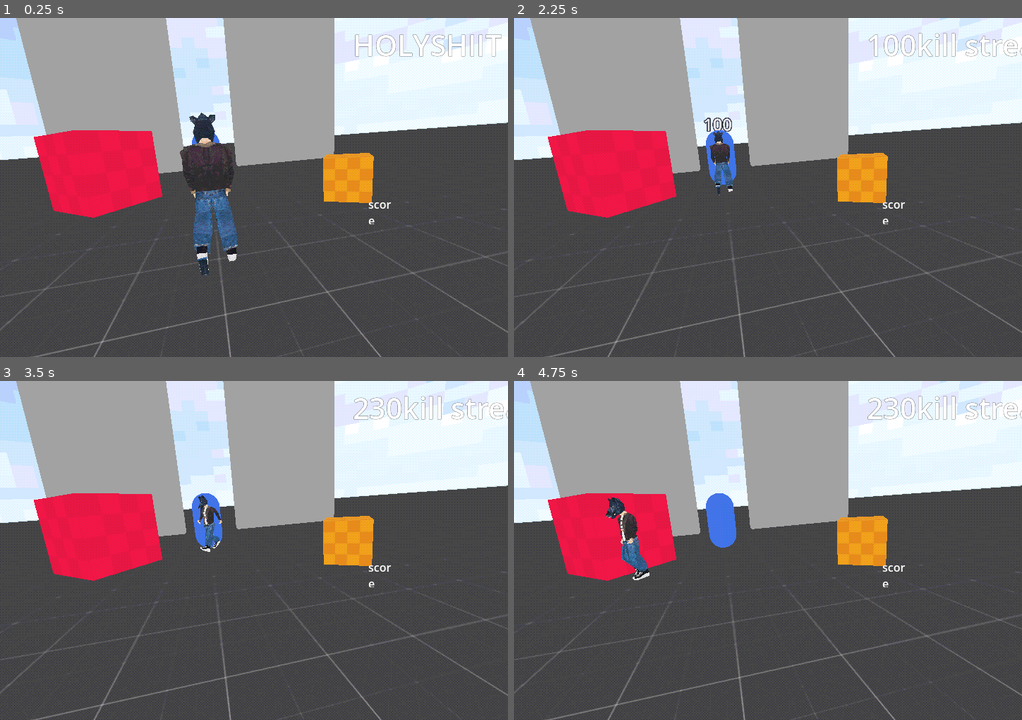
Above: before the commit, frames 1-4 (two rows, left to right).
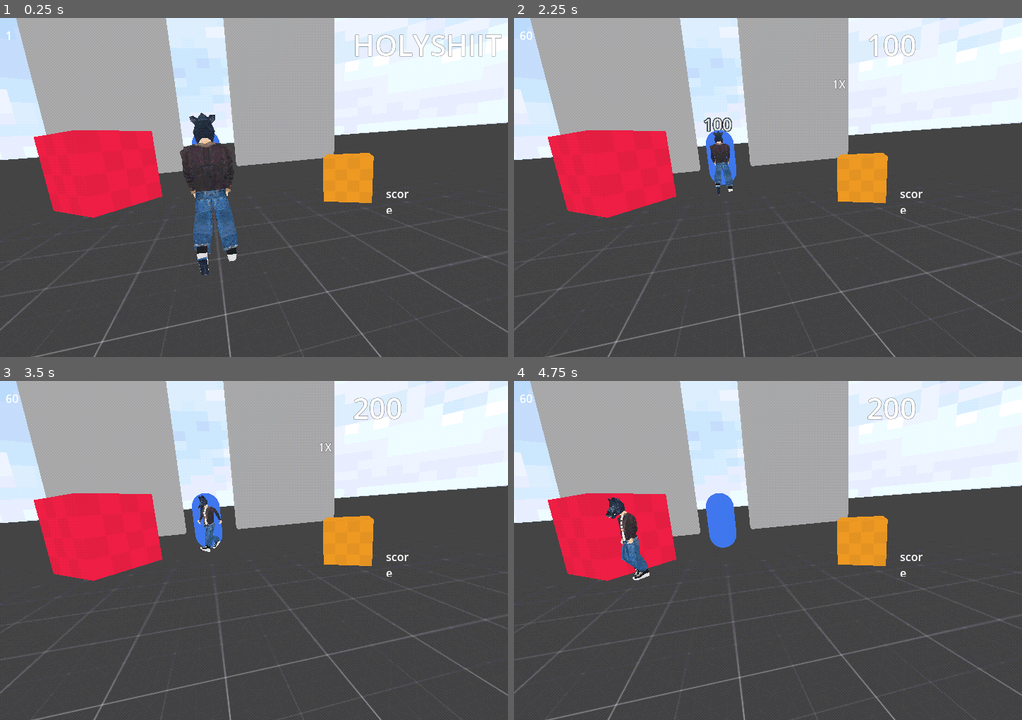
Above: after the commit, the same moments.

Repository: bluebanana21/boar-man
Game: Godot game, scene res://scenes/World_scenes/world.tscn
The game is run twice, just before and just after one commit, with the same random seed, the same clock (stepped at 60 frames per second) and the same inputs. Before the commit the project has no main scene; this scene is started directly in both runs.
Inputs (mouse positions are in pixels of both pictures, inside the frame that each line leads up to):
- Up to frame 1 (0.25 s): no input
- Up to frame 2 (2.25 s): move the mouse to (762, 194) at 0.52 s; press the mouse at (762, 194) at 0.53 s; hold W (forward) from 0.53 s (still down); move the mouse to (803, 190) at 1.27 s; release the mouse at (803, 190) at 1.28 s; click (803, 190) at 1.35 s; move the mouse to (727, 184) at 2.02 s; press the mouse at (727, 184) at 2.03 s
- Up to frame 3 (3.5 s): tap Enter at 2.75 s; move the mouse to (259, 550) at 2.77 s; release W (forward) at 2.78 s; release the mouse at (259, 550) at 2.78 s; hold A (left) from 2.78 s (still down); click (259, 550) at 2.85 s
- Up to frame 4 (4.75 s): move the mouse to (747, 543) at 3.52 s; release A (left) at 3.53 s; press the mouse at (747, 543) at 3.53 s; hold W (forward) from 3.53 s (still down); move the mouse to (798, 550) at 4.27 s; release the mouse at (798, 550) at 4.28 s; click (798, 550) at 4.35 s

The runs differ from the first frame. In frame 1, 0.1% of the frame differs, in the area x 1-81%, y 3-61%; in frame 2, 0.5%; in frame 3, 0.6%, in the area x 1-100%, y 3-61%; in frame 4, 0.5%.

Commit message:
fps-counter

Diff:
--- a/project.godot
+++ b/project.godot
@@ -11,7 +11,7 @@
 [application]
 
 config/name="Boar_man"
-run/main_scene="res://scenes/world.tscn"
+run/main_scene="res://scenes/World_scenes/world.tscn"
 config/features=PackedStringArray("4.3", "Mobile")
 config/icon="res://icon.svg"
 
--- a/scenes/Player_scenes/player.tscn
+++ b/scenes/Player_scenes/player.tscn
@@ -327,21 +327,21 @@
 bones/7/rest = Transform3D(0.113638, 0.985997, -0.122047, 0.0751962, 0.113954, 0.990636, 0.990672, -0.121751, -0.0611938, 0.0183, 0.19039, -0.00355813)
 bones/7/enabled = true
 bones/7/position = Vector3(0.0183, 0.19039, -0.00355813)
-bones/7/rotation = Quaternion(-0.525533, -0.501793, -0.412209, 0.549638)
+bones/7/rotation = Quaternion(-0.51746, -0.512066, -0.419484, 0.54227)
 bones/7/scale = Vector3(1, 0.999999, 1)
 bones/8/name = "upper_arm.L"
 bones/8/parent = 7
 bones/8/rest = Transform3D(0.0983943, 0.0802588, 0.991906, -0.995052, -0.00588488, 0.0991825, 0.0137976, -0.996756, 0.0792827, -0.00175682, 0.181514, -0.0238596)
 bones/8/enabled = true
 bones/8/position = Vector3(-0.00175682, 0.181514, -0.0238596)
-bones/8/rotation = Quaternion(-0.584518, 0.602872, -0.356981, 0.409205)
+bones/8/rotation = Quaternion(-0.573814, 0.57975, -0.382663, 0.433817)
 bones/8/scale = Vector3(1, 0.999999, 1)
 bones/9/name = "forearm.L"
 bones/9/parent = 8
 bones/9/rest = Transform3D(0.93602, 0.187783, 0.297666, -0.00810107, 0.857038, -0.51519, -0.351855, 0.479816, 0.803725, -5.58794e-09, 0.278044, -8.84756e-09)
 bones/9/enabled = true
 bones/9/position = Vector3(-5.58794e-09, 0.278044, -8.84756e-09)
-bones/9/rotation = Quaternion(0.186412, 0.149726, -0.141637, 0.96061)
+bones/9/rotation = Quaternion(0.19636, 0.138675, -0.157451, 0.957821)
 bones/9/scale = Vector3(1, 1, 1)
 bones/10/name = "hand.L"
 bones/10/parent = 9
@@ -355,21 +355,21 @@
 bones/11/rest = Transform3D(0.113638, -0.985997, 0.122047, -0.0751966, 0.113954, 0.990636, -0.990672, -0.121752, -0.0611941, -0.0183, 0.19039, -0.00355814)
 bones/11/enabled = true
 bones/11/position = Vector3(-0.0183, 0.19039, -0.00355814)
-bones/11/rotation = Quaternion(-0.504201, 0.528194, 0.430842, 0.530253)
+bones/11/rotation = Quaternion(-0.512678, 0.517989, 0.423665, 0.537919)
 bones/11/scale = Vector3(1, 1, 1)
 bones/12/name = "upper_arm.R"
 bones/12/parent = 11
 bones/12/rest = Transform3D(0.0983939, -0.0802586, -0.991906, 0.995052, -0.00588524, 0.0991822, -0.0137978, -0.996757, 0.0792824, 0.00175683, 0.181514, -0.0238595)
 bones/12/enabled = true
 bones/12/position = Vector3(0.00175683, 0.181514, -0.0238595)
-bones/12/rotation = Quaternion(-0.444155, -0.348305, 0.564056, 0.602703)
+bones/12/rotation = Quaternion(-0.455236, -0.366156, 0.553694, 0.593392)
 bones/12/scale = Vector3(1, 1, 1)
 bones/13/name = "forearm.R"
 bones/13/parent = 12
 bones/13/rest = Transform3D(0.93602, -0.187783, -0.297666, 0.00810096, 0.857038, -0.51519, 0.351855, 0.479816, 0.803725, 2.79397e-08, 0.278044, 9.31323e-09)
 bones/13/enabled = true
 bones/13/position = Vector3(2.79397e-08, 0.278044, 9.31323e-09)
-bones/13/rotation = Quaternion(0.128434, -0.0879627, 0.214778, 0.964177)
+bones/13/rotation = Quaternion(0.0995023, -0.0981711, 0.195326, 0.970726)
 bones/13/scale = Vector3(1, 1, 1)
 bones/14/name = "hand.R"
 bones/14/parent = 13
@@ -397,28 +397,28 @@
 bones/17/rest = Transform3D(0.981691, 0.187697, -0.0324336, 0.190457, -0.969817, 0.152254, -0.00287693, -0.155644, -0.987809, 0.098, 0.0675742, 0.0156842)
 bones/17/enabled = true
 bones/17/position = Vector3(0.098, 0.0675742, 0.0156842)
-bones/17/rotation = Quaternion(0.98709, 0.0913918, -0.0283211, 0.128444)
+bones/17/rotation = Quaternion(0.990572, 0.0922191, -0.0254983, 0.0980398)
 bones/17/scale = Vector3(1, 1, 1)
 bones/18/name = "shin.L"
 bones/18/parent = 17
 bones/18/rest = Transform3D(0.985935, -0.163665, 0.033846, 0.163582, 0.986516, 0.00519947, -0.0342406, 0.000410266, 0.999413, 1.28057e-09, 0.307797, -9.31323e-10)
 bones/18/enabled = true
 bones/18/position = Vector3(1.28057e-09, 0.307797, -9.31323e-10)
-bones/18/rotation = Quaternion(0.193895, 0.0376419, 0.0774989, 0.977232)
+bones/18/rotation = Quaternion(0.201447, 0.0384242, 0.0772553, 0.975692)
 bones/18/scale = Vector3(1, 1, 0.999999)
 bones/19/name = "foot.L"
 bones/19/parent = 18
 bones/19/rest = Transform3D(0.999699, -0.00270438, -0.0244004, 0.0244846, 0.182216, 0.982954, 0.00178785, -0.983255, 0.182227, -1.07393e-08, 0.382628, 1.88302e-08)
 bones/19/enabled = true
 bones/19/position = Vector3(-1.07393e-08, 0.382628, 1.88302e-08)
-bones/19/rotation = Quaternion(-0.596275, -0.00801856, 0.00929518, 0.802686)
+bones/19/rotation = Quaternion(-0.639491, -0.00851742, 0.00884024, 0.7687)
 bones/19/scale = Vector3(1, 1, 1)
 bones/20/name = "toe.L"
 bones/20/parent = 19
 bones/20/rest = Transform3D(-1, 4.53409e-08, 1.45115e-07, 6.81997e-09, 0.966911, -0.255113, -1.5188e-07, -0.255113, -0.966911, 2.30175e-09, 0.159298, 6.10605e-08)
 bones/20/enabled = true
 bones/20/position = Vector3(2.30175e-09, 0.159298, 6.10605e-08)
-bones/20/rotation = Quaternion(1.53634e-08, 0.991603, -0.12932, 7.51419e-08)
+bones/20/rotation = Quaternion(1.58157e-08, 0.991584, -0.129462, 7.51973e-08)
 bones/20/scale = Vector3(1, 1, 1)
 bones/21/name = "heel.02.L"
 bones/21/parent = 19
@@ -432,28 +432,28 @@
 bones/22/rest = Transform3D(0.981694, -0.187697, 0.0324296, -0.190457, -0.969817, 0.152255, 0.00287289, -0.155644, -0.987811, -0.098, 0.0675742, 0.0156841)
 bones/22/enabled = true
 bones/22/position = Vector3(-0.098, 0.0675742, 0.0156841)
-bones/22/rotation = Quaternion(0.986098, -0.0956227, 0.00326932, -0.135856)
+bones/22/rotation = Quaternion(0.991404, -0.0953624, 0.00777106, -0.0892442)
 bones/22/scale = Vector3(1, 1, 1)
 bones/23/name = "shin.R"
 bones/23/parent = 22
 bones/23/rest = Transform3D(0.985935, 0.163664, -0.0338455, -0.163582, 0.986516, 0.00520045, 0.0342403, 0.000409221, 0.999414, -1.00117e-08, 0.307797, 9.31323e-09)
 bones/23/enabled = true
 bones/23/position = Vector3(-1.00117e-08, 0.307797, 9.31323e-09)
-bones/23/rotation = Quaternion(0.418435, -0.0604169, -0.0679668, 0.903683)
+bones/23/rotation = Quaternion(0.482621, -0.0667246, -0.0642749, 0.870915)
 bones/23/scale = Vector3(1, 1, 1)
 bones/24/name = "foot.R"
 bones/24/parent = 23
 bones/24/rest = Transform3D(0.999699, 0.00270235, 0.0243995, -0.0244834, 0.182218, 0.982953, -0.00178974, -0.983254, 0.182229, -2.28465e-08, 0.382627, 8.09086e-09)
 bones/24/enabled = true
 bones/24/position = Vector3(-2.28465e-08, 0.382627, 8.09086e-09)
-bones/24/rotation = Quaternion(-0.447417, 0.00627826, -0.0105482, 0.894241)
+bones/24/rotation = Quaternion(-0.4276, 0.00604424, -0.010684, 0.903885)
 bones/24/scale = Vector3(1, 1, 1)
 bones/25/name = "toe.R"
 bones/25/parent = 24
 bones/25/rest = Transform3D(-1, -2.02669e-07, -6.01546e-07, -4.25013e-08, 0.966911, -0.255113, 6.33345e-07, -0.255113, -0.966911, -7.25345e-09, 0.159298, 5.70291e-08)
 bones/25/enabled = true
 bones/25/position = Vector3(-7.25345e-09, 0.159298, 5.70291e-08)
-bones/25/rotation = Quaternion(-8.77612e-08, 0.830979, -0.556303, -3.5548e-07)
+bones/25/rotation = Quaternion(-4.6122e-08, 0.872604, -0.488429, -3.20505e-07)
 bones/25/scale = Vector3(1, 1, 1)
 bones/26/name = "heel.02.R"
 bones/26/parent = 24
@@ -468,7 +468,7 @@
 skin = SubResource("Skin_csxyf")
 
 [node name="BoneAttachment3D" type="BoneAttachment3D" parent="metarig/Skeleton3D"]
-transform = Transform3D(-0.913353, 0.384861, -0.132923, -0.39904, -0.781166, 0.480152, 0.080957, 0.49159, 0.867055, -0.166507, 0.207388, 0.133247)
+transform = Transform3D(-0.931207, 0.337686, -0.13719, -0.364191, -0.846786, 0.387709, 0.0147531, 0.411001, 0.911516, -0.179557, 0.188875, 0.0940562)
 bone_name = "hand.R"
 bone_idx = 14
 
--- a/scenes/Victim_scenes/victim.tscn
+++ b/scenes/Victim_scenes/victim.tscn
@@ -93,6 +93,8 @@
 "appear": SubResource("Animation_fjyn5")
 }
 
+[sub_resource type="BoxShape3D" id="BoxShape3D_1akl7"]
+
 [node name="CharacterBody3D" type="CharacterBody3D"]
 transform = Transform3D(1, 0, 0, 0, 1, 0, 0, 0, 1, 0, 1, 0)
 script = ExtResource("1_dh56u")
@@ -123,3 +125,10 @@
 speed_scale = 3.942
 
 [node name="LabelTimer" type="Timer" parent="VictimLabel"]
+
+[node name="Area3D" type="Area3D" parent="."]
+transform = Transform3D(1, 0, 0, 0, 1, 0, 0, 0, 1, 0, -1, 0)
+
+[node name="CollisionShape3D" type="CollisionShape3D" parent="Area3D"]
+transform = Transform3D(5, 0, 0, 0, 1, 0, 0, 0, 5, 0, 0, 0)
+shape = SubResource("BoxShape3D_1akl7")
--- a/scenes/World_scenes/world.tscn
+++ b/scenes/World_scenes/world.tscn
@@ -19,7 +19,7 @@
 shader = ExtResource("11_ojjgn")
 shader_parameter/enabled = true
 shader_parameter/dithering = true
-shader_parameter/colors = 12
+shader_parameter/colors = 16
 shader_parameter/dither_size = 1
 
 [sub_resource type="PanoramaSkyMaterial" id="PanoramaSkyMaterial_otqnr"]
@@ -57,6 +57,27 @@
 
 [sub_resource type="ShaderMaterial" id="ShaderMaterial_43gcj"]
 
+[sub_resource type="Resource" id="Resource_buyd3"]
+script = ExtResource("8_0iifm")
+duration = 0.0
+transition = 0
+ease = 2
+
+[sub_resource type="Resource" id="Resource_f3sqj"]
+script = ExtResource("8_huh2v")
+cull_mask = 1048575
+h_offset = 0.0
+v_offset = 0.0
+projection = 0
+fov = 75.0
+size = 1.0
+frustum_offset = Vector2(0, 0)
+near = 0.05
+far = 4000.0
+
+[sub_resource type="BoxShape3D" id="BoxShape3D_lodn7"]
+size = Vector3(1, 1, 0.692871)
+
 [sub_resource type="Resource" id="Resource_26wg5"]
 script = ExtResource("8_0iifm")
 duration = 0.0
@@ -75,27 +96,6 @@
 near = 0.05
 far = 4000.0
 
-[sub_resource type="BoxShape3D" id="BoxShape3D_lodn7"]
-size = Vector3(1, 1, 0.692871)
-
-[sub_resource type="Resource" id="Resource_buyd3"]
-script = ExtResource("8_0iifm")
-duration = 0.0
-transition = 0
-ease = 2
-
-[sub_resource type="Resource" id="Resource_f3sqj"]
-script = ExtResource("8_huh2v")
-cull_mask = 1048575
-h_offset = 0.0
-v_offset = 0.0
-projection = 0
-fov = 75.0
-size = 1.0
-frustum_offset = Vector2(0, 0)
-near = 0.05
-far = 4000.0
-
 [sub_resource type="Resource" id="Resource_rkkqr"]
 script = ExtResource("8_0iifm")
 duration = 0.0
@@ -138,20 +138,32 @@
 theme_override_font_sizes/font_size = 41
 text = "HOLYSHIIT"
 
-[node name="KillStreak" type="Label" parent="SubViewportContainer/GameManager/CanvasLayer"]
-offset_right = 40.0
-offset_bottom = 23.0
+[node name="KillStreakCounter" type="Label" parent="SubViewportContainer/GameManager/CanvasLayer"]
+offset_left = 451.0
+offset_top = 82.0
+offset_right = 501.0
+offset_bottom = 105.0
+theme_override_colors/font_color = Color(1, 1, 1, 1)
+theme_override_colors/font_outline_color = Color(0, 0, 0, 1)
+theme_override_constants/outline_size = 1
+text = "Streak"
 
 [node name="RichTextLabel" type="RichTextLabel" parent="SubViewportContainer/GameManager/CanvasLayer"]
-offset_left = 522.0
-offset_top = 252.0
-offset_right = 562.0
-offset_bottom = 292.0
+offset_left = 547.0
+offset_top = 237.0
+offset_right = 587.0
+offset_bottom = 277.0
 text = "score"
 scroll_active = false
 
+[node name="FPSCounter" type="Label" parent="SubViewportContainer/GameManager/CanvasLayer"]
+offset_left = 8.0
+offset_top = 13.0
+offset_right = 48.0
+offset_bottom = 36.0
+
 [node name="KillTimer" type="Timer" parent="SubViewportContainer/GameManager"]
-wait_time = 2.0
+wait_time = 0.8
 one_shot = true
 
 [node name="SubViewport" type="SubViewport" parent="SubViewportContainer"]
@@ -159,8 +171,6 @@
 size = Vector2i(720, 480)
 render_target_update_mode = 4
 
-[node name="ComboManager" type="Node3D" parent="SubViewportContainer/SubViewport"]
-
 [node name="DirectionalLight3D" type="DirectionalLight3D" parent="SubViewportContainer/SubViewport"]
 transform = Transform3D(-0.866025, -0.433013, 0.25, 0, 0.5, 0.866025, -0.5, 0.75, -0.433013, 0, 0, 0)
 visible = false
@@ -216,21 +226,6 @@
 size = Vector3(12.3794, 9.77625, 1)
 
 [node name="Cameras" type="Node" parent="SubViewportContainer/SubViewport"]
-
-[node name="PhantomCamera3D" type="Node3D" parent="SubViewportContainer/SubViewport/Cameras"]
-transform = Transform3D(-0.983751, 0.0912959, -0.15459, -5.21541e-08, 0.861056, 0.50851, 0.179536, 0.500248, -0.847065, -2.38419e-07, 1.49999, -17.0578)
-script = ExtResource("6_m5yp5")
-tween_resource = SubResource("Resource_26wg5")
-camera_3d_resource = SubResource("Resource_cm1f4")
-
-[node name="Area3D" type="Area3D" parent="SubViewportContainer/SubViewport/Cameras" node_paths=PackedStringArray("area_pcam")]
-priority = 5
-script = ExtResource("10_3ba0x")
-area_pcam = NodePath("../PhantomCamera3D")
-
-[node name="CollisionShape3D" type="CollisionShape3D" parent="SubViewportContainer/SubViewport/Cameras/Area3D"]
-transform = Transform3D(10, 0, 0, 0, 0.5, 0, 0, 0, 10, 0, 0.5, -11.4855)
-shape = SubResource("BoxShape3D_lodn7")
 
 [node name="PhantomCamera3D2" type="Node3D" parent="SubViewportContainer/SubViewport/Cameras"]
 transform = Transform3D(0.975295, 0.112333, -0.190212, -0.0720221, 0.975701, 0.20693, 0.208836, -0.188119, 0.959687, 0, 1.49999, 2.73658)
@@ -247,11 +242,26 @@
 area_pcam = NodePath("../PhantomCamera3D2")
 
 [node name="CollisionShape3D" type="CollisionShape3D" parent="SubViewportContainer/SubViewport/Cameras/Area3D2"]
-transform = Transform3D(10, 0, 0, 0, 0.5, 0, 0, 0, 10, 0, 0.5, -9.94983)
+transform = Transform3D(10.115, 0, 0, 0, 0.725, 0, 0, 0, 9.98, 0, 0.5, -9.94983)
 shape = SubResource("BoxShape3D_lodn7")
 
+[node name="PhantomCamera3D" type="Node3D" parent="SubViewportContainer/SubViewport/Cameras"]
+transform = Transform3D(-0.983751, 0.0912959, -0.15459, -5.21541e-08, 0.861056, 0.50851, 0.179536, 0.500248, -0.847065, -2.38419e-07, 1.49999, -17.0578)
+script = ExtResource("6_m5yp5")
+tween_resource = SubResource("Resource_26wg5")
+camera_3d_resource = SubResource("Resource_cm1f4")
+
+[node name="Area3D" type="Area3D" parent="SubViewportContainer/SubViewport/Cameras" node_paths=PackedStringArray("area_pcam")]
+priority = 5
+script = ExtResource("10_3ba0x")
+area_pcam = NodePath("../PhantomCamera3D")
+
+[node name="CollisionShape3D" type="CollisionShape3D" parent="SubViewportContainer/SubViewport/Cameras/Area3D"]
+transform = Transform3D(10.16, 0, 0, 0, 0.5, 0, 0, 0, 10, 0, 0.5, -11.4855)
+shape = SubResource("BoxShape3D_lodn7")
+
 [node name="PhantomCamera3D3" type="Node3D" parent="SubViewportContainer/SubViewport/Cameras" node_paths=PackedStringArray("look_at_target")]
-transform = Transform3D(-0.9481, -0.0446096, 0.314828, -1.86265e-09, 0.99011, 0.140294, -0.317972, 0.133013, -0.938723, 6.33634, 2.82361, -18.8931)
+transform = Transform3D(-0.9481, -0.0446096, 0.314828, -1.86264e-09, 0.99011, 0.140294, -0.317972, 0.133013, -0.938723, 6.33634, 2.82361, -18.8931)
 script = ExtResource("6_m5yp5")
 look_at_mode = 2
 look_at_target = NodePath("../../boar-man-char")
--- a/scripts/Player_script/player.gd
+++ b/scripts/Player_script/player.gd
@@ -2,6 +2,7 @@
 
 @onready var raycast = $RayCast3D
 @onready var anim_play = $AnimationPlayer
+@onready var axe_weapon: Node3D = $"metarig/Skeleton3D/BoneAttachment3D/axe-weapon"
 
 var TURN_SPEED:int = 180
 const SPEED:float = 2.5
@@ -12,6 +13,7 @@
 
 func _ready() -> void:
 	Input.mouse_mode = Input.MOUSE_MODE_CAPTURED
+	axe_weapon.visible = false
 
 #movement code, needs improvement
 func _physics_process(delta):
@@ -36,7 +38,6 @@
 
 func _input(event: InputEvent) -> void:
 	if event.is_action_pressed("attack"):
-		print("axe swung")
 		AxeSwing()
 
 
--- a/scripts/World_scripts/game_manager.gd
+++ b/scripts/World_scripts/game_manager.gd
@@ -1,19 +1,35 @@
 extends Node
 
 @onready var point_counter: Label = $CanvasLayer/PointCounter
+@onready var kill_streak_counter: Label = $CanvasLayer/KillStreakCounter
+@onready var fps_counter: Label = $CanvasLayer/FPSCounter
 @onready var kill_timer: Timer = $KillTimer
 
 var score:int = 0
 var kill_ponts:int = 100
+var kill_streak:int = 0
+
+func _ready() -> void:
+	kill_streak_counter.visible = false
+
+
+func _process(delta: float) -> void:
+	var fps:int = Engine.get_frames_per_second()
+	fps_counter.text = str(fps)
 
 #adds point when damaging victim
 func add_point():
 	score += kill_ponts
-	point_counter.text = str(score) + "kill streak"
+	point_counter.text = str(score)
+	kill_streak_counter.visible = true
+	kill_streak += 1
+	kill_streak_counter.text = str(kill_streak) + "X"
 	kill_timer.start()
 
 	kill_ponts += 30
 
 
 func _on_kill_timer_timeout() -> void:
+	kill_streak = 0
+	kill_streak_counter.visible = false
 	kill_ponts = 100
--- a/scripts/victim_scripts/victim.gd
+++ b/scripts/victim_scripts/victim.gd
@@ -8,11 +8,28 @@
 const SPEED: float = 5.0
 const JUMP_VELOCITY: float = 4.5
 
+enum {
+	IDLE,
+	RUN,
+	ATTACK
+}
+
+var victim_state = IDLE
+
 func _ready() -> void:
 	victim_label.visible = false
 
 func _physics_process(delta: float) -> void:
-	pass
+
+
+	match victim_state:
+		IDLE:
+			pass
+		RUN:
+			pass
+		ATTACK:
+			pass
+
 
 func damage() -> void:
 	victim_label.visible = true
Not shown: 1 places in scenes/Victim_scenes/victim.tscn that only renumber resources
